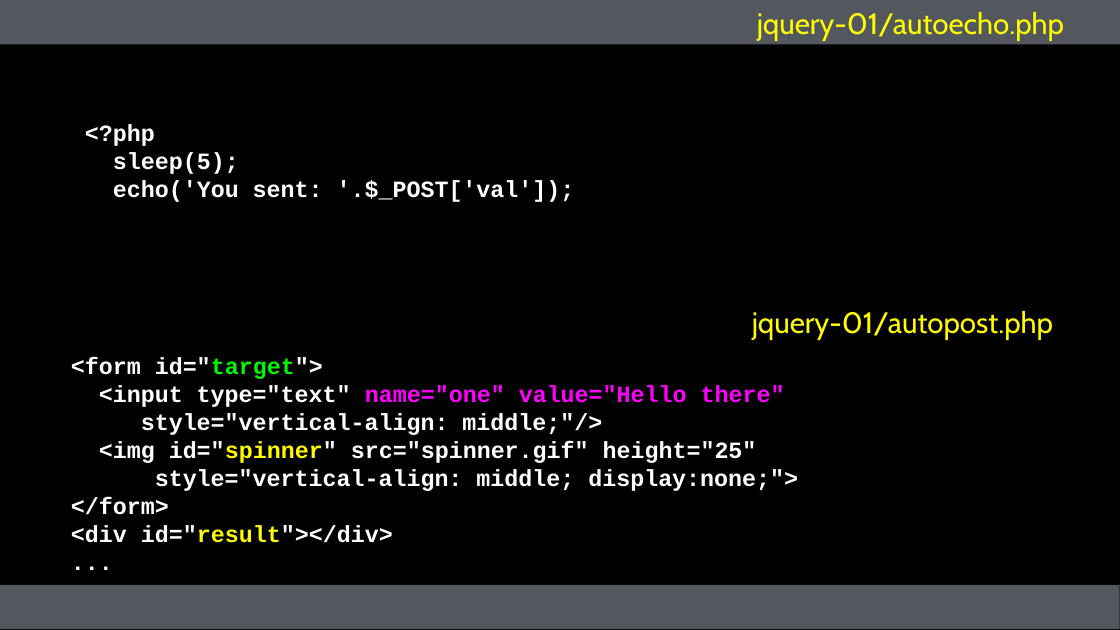
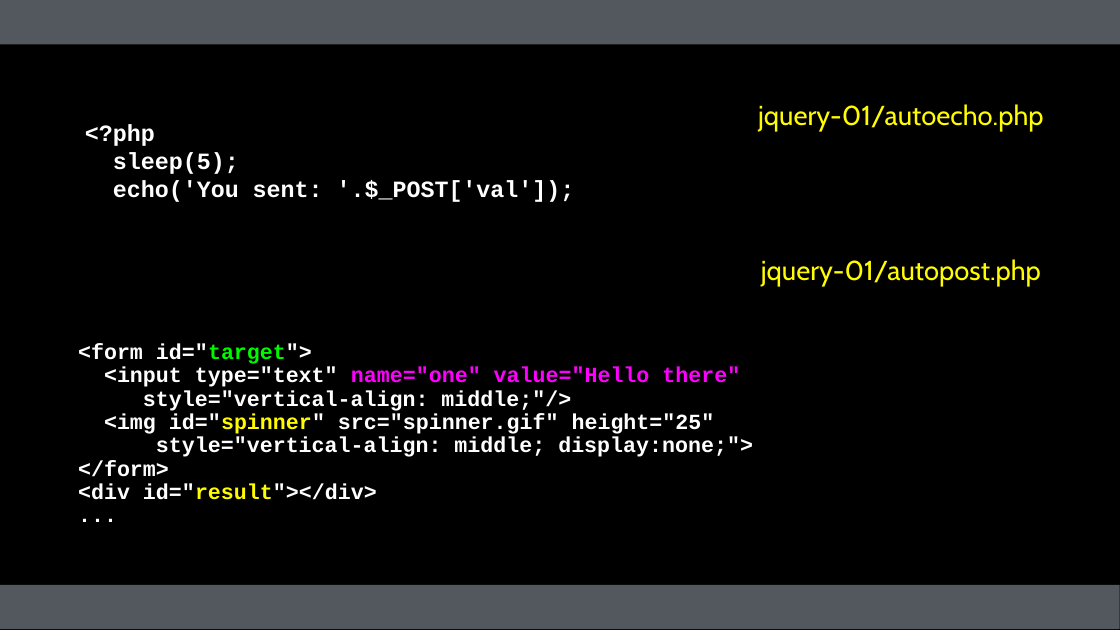
Before and after one commit to csev/wa4e, a slide deck: slide 8 of lectures/JS-03-JQuery.ppt (slide 11 before the commit). Drawn at 1120x630 pixels with LibreOffice and Linux fonts; fonts in the diff are those of the drawing. Boxes give left, top, right and bottom in pixels: in the first picture for what was removed or moved away, otherwise in the second. Text is boxed around its words. In the diff, an @@ line names an element or a change of style, - is before the commit and + after.

```diff
--- a/lectures/JS-03-JQuery.ppt
+++ b/lectures/JS-03-JQuery.ppt
@@ free "jquery-01/autoecho.php" at <box>692,95,1111,137</box>: size 19 to 17.6 pt; line spacing 1 to 0.9 @@
@@ free "jquery-01/autoecho.php": place and size @@
-free "jquery-01/autoecho.php" at <box>701,2,1120,44</box>
+free "jquery-01/autoecho.php" at <box>692,95,1111,137</box>
@@ free "jquery-01/autopost.php": place and size @@
-free "jquery-01/autopost.php" at <box>693,301,1112,343</box>
+free "jquery-01/autopost.php" at <box>692,252,1111,293</box>
@@ free "jquery-01/autopost.php" at <box>692,252,1111,293</box>: size 19 to 17.6 pt; line spacing 1 to 0.9 @@
@@ free "<form id="target">": place and size @@
-free "<form id="target">" at <box>67,354,1053,571</box>
+free "<form id="target">" at <box>75,326,1061,543</box>
@@ free "<form id="target">" at <box>75,326,1061,543</box>: size 15 to 13.9 pt; line spacing 1 to 0.9 @@
```
Also in this commit, not shown: 6 other slides changed, 3 slides removed, 5 other files.
